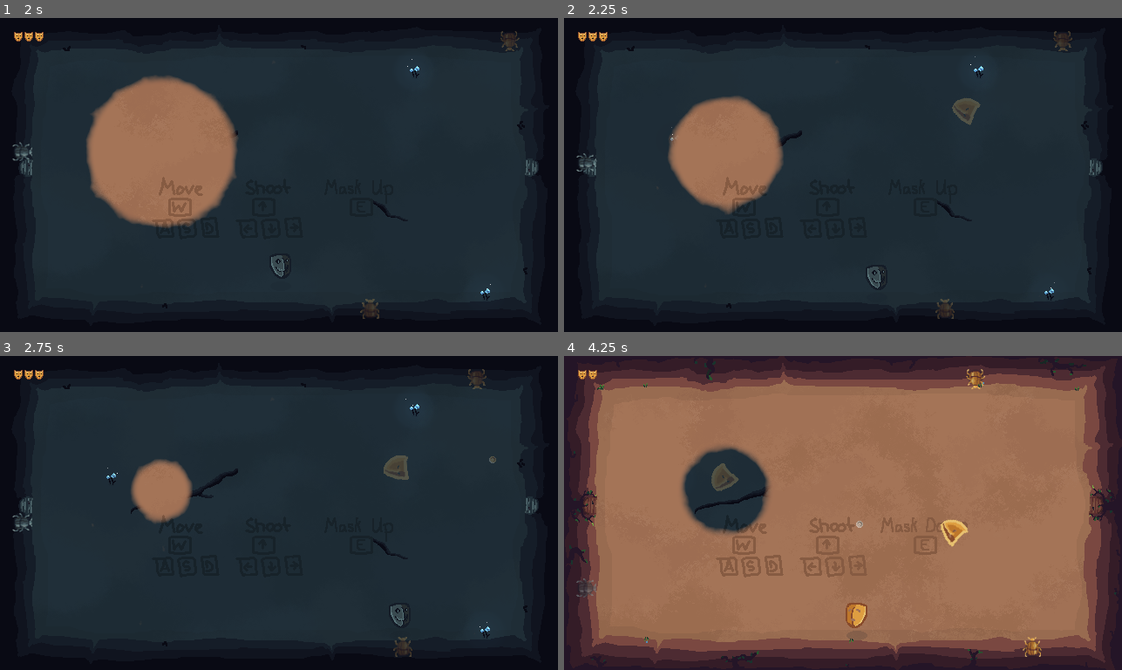
Above: before the commit, frames 1-4 (two rows, left to right).
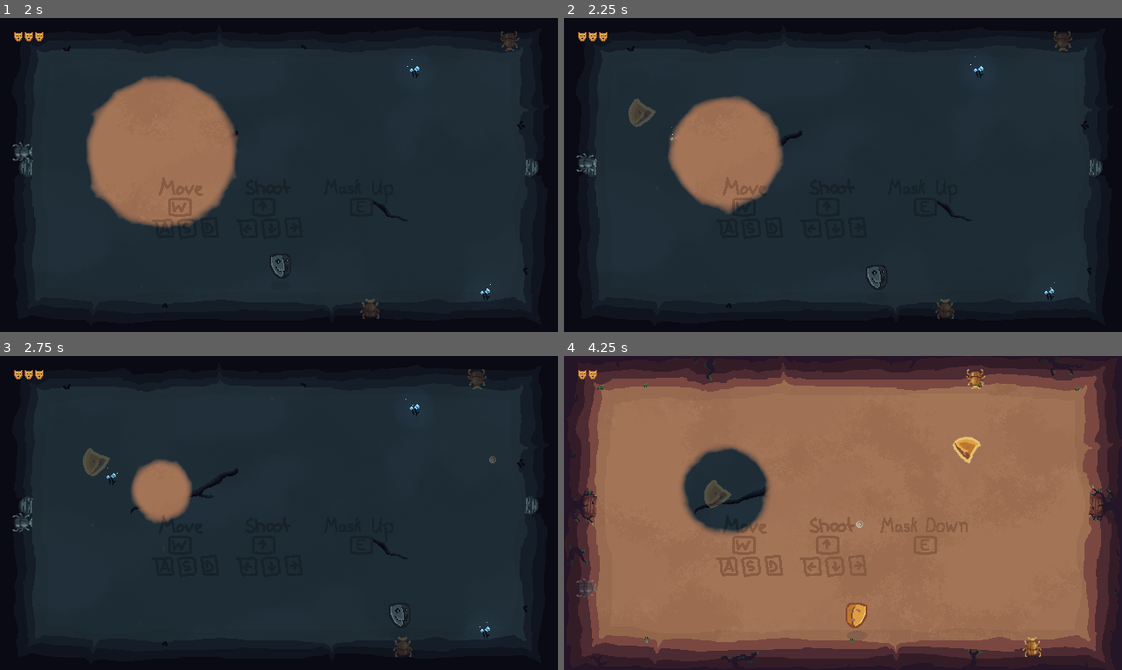
Above: after the commit, the same moments.

Repository: MarcelBlasius/Global-Game-Jam-2026
Game: Godot game, scene res://scenes/main_scene.tscn
Two runs of this game, one before a commit and one after it. Both use one fixed random seed, a clock stepped at 60 frames per second and the inputs below.
Inputs (mouse positions are in pixels of both pictures, inside the frame that each line leads up to):
- Up to frame 1 (2 s): tap Enter at 0.5 s; move the mouse to (401, 159) at 0.52 s; hold D (right) 0.53-1.28 s; tap E at 0.6, 1.35 s; click (401, 159) at 0.67 s; move the mouse to (167, 190) at 1.27 s; hold S (down) from 1.28 s (still down)
- Up to frame 2 (2.25 s): move the mouse to (898, 105) at 2.02 s; release S (down) at 2.03 s; hold D (right) from 2.03 s (still down); tap Shift at 2.1 s
- Up to frame 3 (2.75 s): keep holding D (right); tap E at 2.3 s
- Up to frame 4 (4.25 s): move the mouse to (815, 575) at 2.77 s; release D (right) at 2.78 s; hold Up (shoot up) 2.78-3.53 s; tap Ctrl at 2.85 s; click (815, 575) at 2.92 s; tap E at 3.05, 3.6 s; move the mouse to (1010, 560) at 3.52 s; hold A (left) from 3.53 s (still down)

Frame 1 is identical in both runs. In frame 2, 0.5% of the frame differs, in the area x 11-75%, y 25-35%; in frame 3, 0.5%; in frame 4, 1.0%, in the area x 25-75%, y 25-61%.

Commit message:
push stuff

Diff:
--- a/spectra/scenes/enemies/DarkMask.tscn
+++ b/spectra/scenes/enemies/DarkMask.tscn
@@ -12,6 +12,7 @@
 shader_parameter/active = false
 shader_parameter/flash_color = Vector4(0.8, 0.5, 0.5, 1)
 shader_parameter/alpha = 0.5
+shader_parameter/charge_ability = 0.0
 
 [sub_resource type="Shader" id="Shader_mbidb"]
 code = "shader_type canvas_item;
--- a/spectra/scenes/player.tscn
+++ b/spectra/scenes/player.tscn
@@ -19,6 +19,7 @@
 shader_parameter/active = false
 shader_parameter/flash_color = Vector4(0.8, 0.5, 0.5, 1)
 shader_parameter/alpha = 1.0
+shader_parameter/charge_ability = 0.0
 
 [sub_resource type="Animation" id="Animation_qhqgy"]
 length = 0.001
--- a/spectra/scripts/manager.gd
+++ b/spectra/scripts/manager.gd
@@ -99,12 +99,12 @@
 		spawn_enemy(enemy_mask_sun, spawnis[0], time)
 		time += 2
 
-	var pos = get_random_pos(150)
+	#var pos = get_random_pos(150)
 	#spawn_portal_routine(pos, 70,  1)
 
 func level_two():
 	alpha.set_world(current_world)
-	var time = 2.0
+	var time = 0.5
 	var randamount = randi_range(5, 7)
 
 	for i in range(randamount):
@@ -113,7 +113,7 @@
 		spawn_enemy(randis[randi], spawnis[randi], time)
 		time += randif
 
-	var pos = get_random_pos(150)
+	#var pos = get_random_pos(150)
 	#spawn_portal_routine(pos, 70, 8)
 
 @export var spawn_curve: Curve
@@ -227,6 +227,7 @@
 
 func _process(_delta: float):
 	check_portal_despawn()
+	update_player_skill_anim()
 	#print_debug(await $AlphaContainer/AlphaView.get_world(get_viewport().get_mouse_position()))
 	#check_player_spell()
 	pass
@@ -246,8 +247,30 @@
 func _on_player_player_died() -> void:
 	game_over_menu.open()
 
-var player_skill_cd : float = 5
+var player_skill_cd : float = 10000
 var player_skill_current_cd : float = -100000
+
+func update_player_skill_anim():
+	var time = Time.get_ticks_msec() - player_skill_current_cd
+	var length = 400;
+	var t : float = (float(time) - (player_skill_cd - length)) / (float(player_skill_cd) - (player_skill_cd - length))
+	t *= 2
+	t = clampf(t, 0, 4)
+	if (player == null):
+		return;
+	if (t > 1):
+		player.sprite1.material.set_shader_parameter("charge_ability", 1 - (t - 1) )
+		player.sprite2.material.set_shader_parameter("charge_ability", 1 - (t - 1) )
+		return
+	if (t>2):
+		player.sprite1.material.set_shader_parameter("charge_ability", 0 )
+		player.sprite2.material.set_shader_parameter("charge_ability", 0 )
+		return
+
+	player.sprite1.material.set_shader_parameter("charge_ability", t )
+	player.sprite2.material.set_shader_parameter("charge_ability", t )
+
+
 func _unhandled_input(input_event: InputEvent) -> void:
 	# If tool enabled, we don't want to handle our input in the editor.
 	if Engine.is_editor_hint():
@@ -255,6 +278,6 @@
 
 	if input_event is InputEventKey and input_event.pressed and not input_event.echo:
 		if input_event.keycode == KEY_E:
-			if (Time.get_ticks_msec() - player_skill_current_cd >= player_skill_cd * 1000):
+			if (Time.get_ticks_msec() - player_skill_current_cd >= player_skill_cd):
 				spawn_portal_routine(player.global_position, 50, 0)
 				player_skill_current_cd = Time.get_ticks_msec()
--- a/spectra/shaders/flash.gdshader
+++ b/spectra/shaders/flash.gdshader
@@ -3,6 +3,7 @@
 uniform bool active = false;
 uniform vec4 flash_color = vec4(0.8, 0.5, 0.5, 1.0);
 uniform float alpha = 1.0;
+uniform float charge_ability = 0.0;
 
 void fragment() {
 	vec4 tint_color = texture(TEXTURE, UV);
@@ -13,6 +14,12 @@
 
 	tint_color.a = min(tint_color.a, alpha);
 
+	if (charge_ability > 0.0)
+	{
+		tint_color.rgb += vec3(charge_ability, charge_ability, charge_ability);
+	}
+
+
 	COLOR = tint_color;
 }
 
Not shown: 2 places in spectra/scenes/main_scene.tscn that only renumber resources
